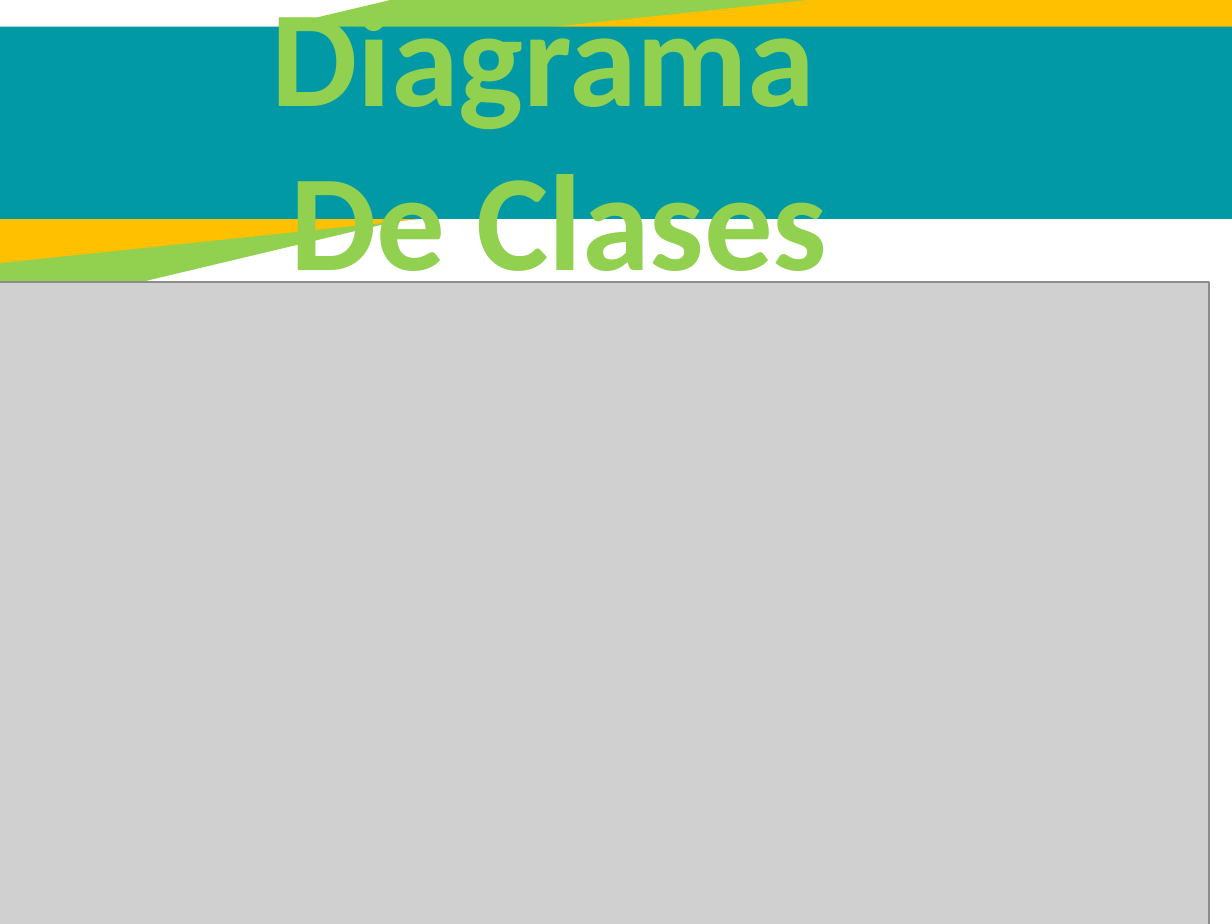
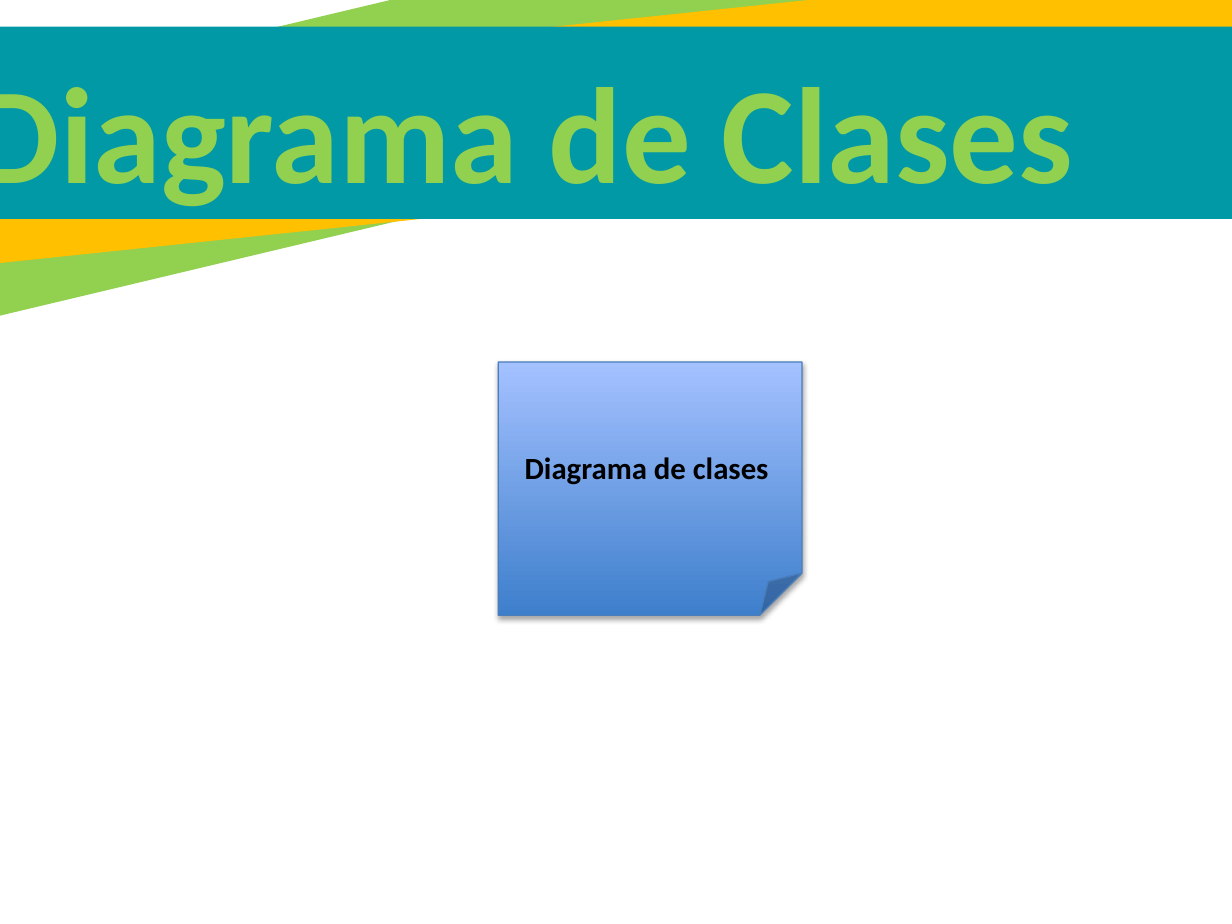
Before and after one commit to juannicolasvargas/SANF-solutions-helps, a slide deck: slide 40 of Sexto Trimestre/PresentacionV6 terminar- 1012.pptx (slide 37 before the commit). Drawn at 1232x924 pixels with LibreOffice and Linux fonts; fonts in the diff are those of the drawing; grey boxes stand for pictures. Boxes give left, top, right and bottom in pixels: in the first picture for what was removed or moved away, otherwise in the second. Text is boxed around its words. In the diff, an @@ line names an element or a change of style, - is before the commit and + after.

```diff
--- a/Sexto Trimestre/PresentacionV6 terminar- 1012.pptx
+++ b/Sexto Trimestre/PresentacionV6 terminar- 1012.pptx
@@ text at (0, 87, 1073, 206): text changed @@
-Diagrama
-De Clases
+Diagrama de Clases
@@ picture removed at (0, 282, 1209, 924) @@
@@ folded corner added at (499, 362, 802, 616), fill gradient #3F80CE to #A4C4FF, outline #4B7EBC 0.75 pt, 18 pt, text #000000, bold @@
+Diagrama de clases
```
Also in this commit, not shown: 22 other slides changed, 37 slides added, 13 slides removed.
